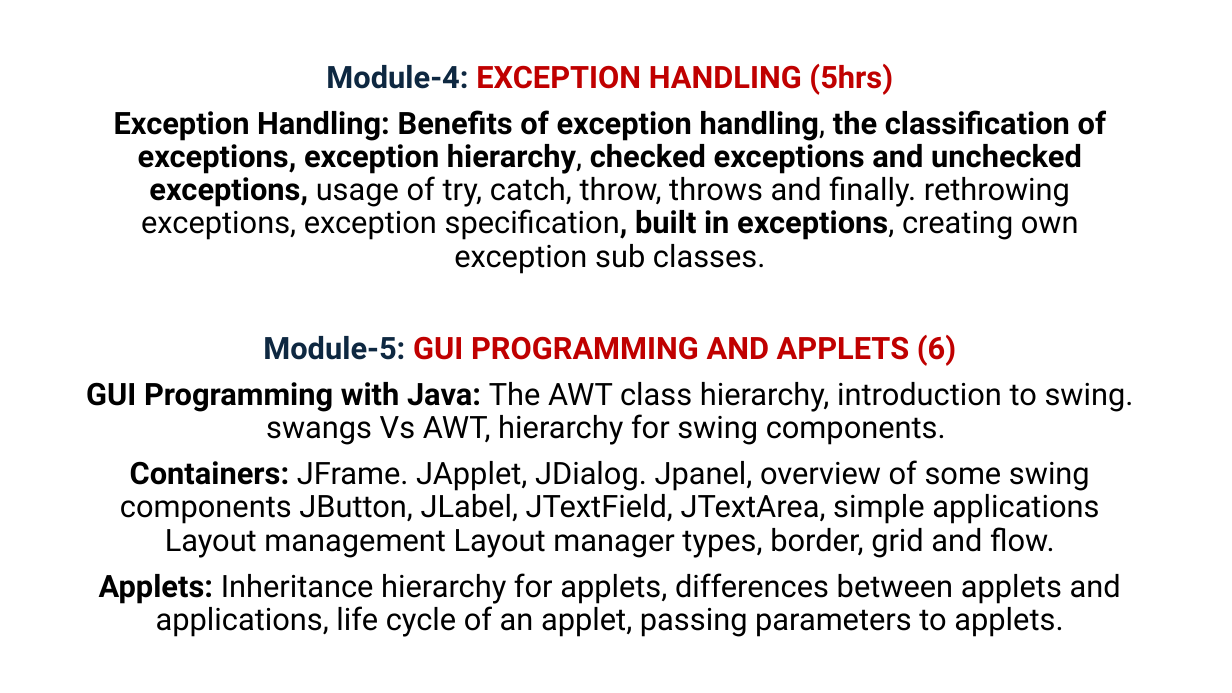
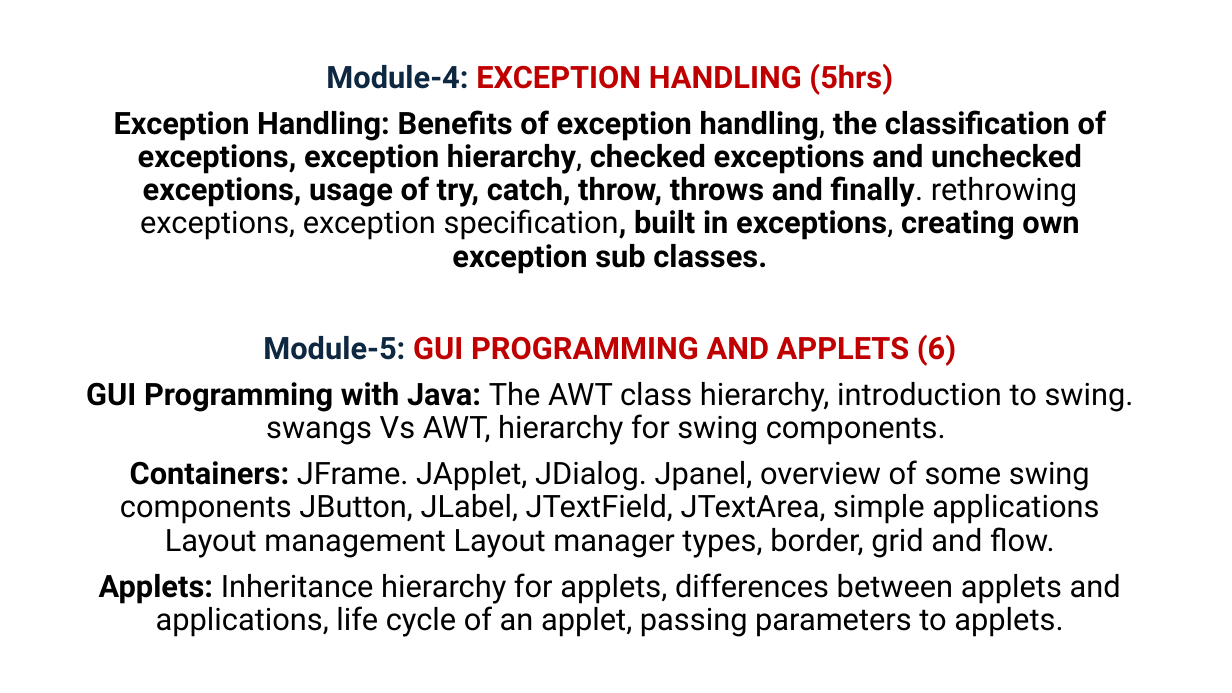
Before and after one commit to PRAMOD-VISHNU-NAIK/MCA-2nd-Sem-Shridevi-College, a slide deck: slide 23 of Theory Class-Notes/Complete Syllabus and Notes/Module-4 Exception Handling.pptx (slide 14 before the commit). Drawn at 1232x693 pixels with LibreOffice and Linux fonts; fonts in the diff are those of the drawing. Boxes give left, top, right and bottom in pixels: in the first picture for what was removed or moved away, otherwise in the second. Text is boxed around its words. In the diff, an @@ line names an element or a change of style, - is before the commit and + after.

```diff
--- a/Theory Class-Notes/Complete Syllabus and Notes/Module-4 Exception Handling.pptx
+++ b/Theory Class-Notes/Complete Syllabus and Notes/Module-4 Exception Handling.pptx
@@ text at (x1=114, y1=110, x2=1106, y2=274): bold on in "usage of try, catch, throw, throws and ..." @@
```
Also in this commit, not shown: 1 other slide changed, 11 slides added, 6 slides removed.
